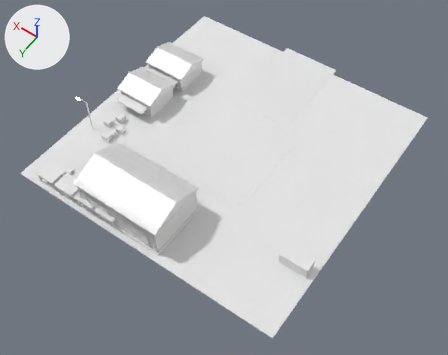
A saved change to the FBX model Assets/Art/KayseriIsland/Models/Copper/Phase1/Market_P1.fbx.
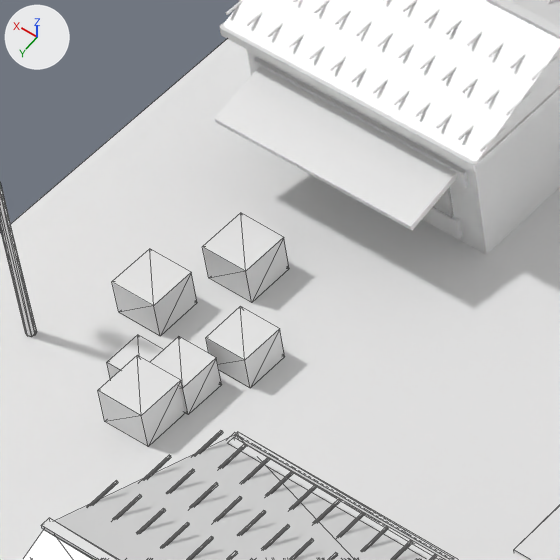
Each version is shown whole from a camera (50 mm lens) standing at (-57.8, 212.1, 122.4) and looking at (-3.7, 136.4, 3.4), then close up on the part from 20% to 36% of the width and 24% to 44% of the height. The lights are fixed; the arrows at upper left show +X, +Y and +Z. The first two pictures are the older version. The close-ups show mesh edges as thin lines. Where no turn or scale is listed for an object, it has been applied to the vertices.

The first close-up shows 'Market.Goods', 'Market.Lamp0', 'Market.Pad', 'Market.Shop1', 'Market.WH1'.
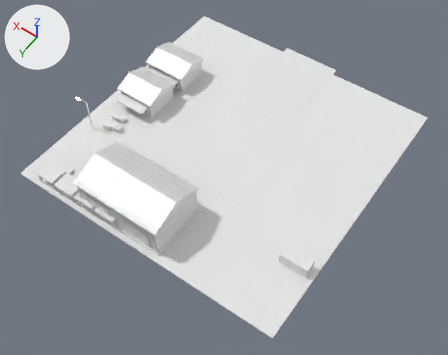
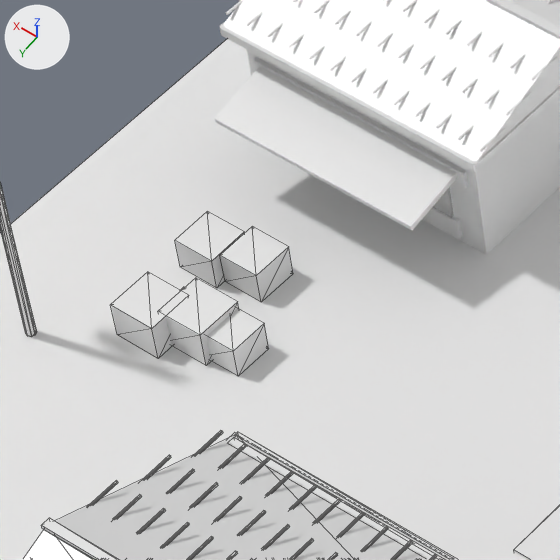
The change, as a list of edits to the scene's bpy script:
```text
Change me_market_goods_001:
    used by ob_market_goods; location = (0.0, 0.0, 5.0)
    remove me_market_goods_001.from_pydata(...)  # 56 vertices, 84 faces; spans x -34.5..30.3, y 136.8..149.5, z 0.3..3.3
    add me_market_goods_001.from_pydata(...)  # 56 vertices, 84 faces; spans x -34.5..30.0, y 136.9..149.5, z 0.3..3.3
    me_market_goods_001 part 1: the loose piece of 8 vertices spanning x 26.7..28.2, y 142.7..144.2, z 0.3..1.5 is moved by (-1.6, -2.8, 0.0)
    me_market_goods_001 part 2: the loose piece of 8 vertices spanning x 24.5..26.2, y 139.9..141.6, z 0.3..1.7 is scaled about its middle by 0.833, then moved by (2.4, 0.1, -0.1)
    me_market_goods_001 part 3: the loose piece of 8 vertices spanning x 27.0..28.9, y 136.8..138.7, z 0.3..1.8 is moved by (0.8, 3.7, 0.0)
    me_market_goods_001 part 4: the loose piece of 8 vertices spanning x 25.3..27.0, y 142.1..143.7, z 0.3..1.6 is moved by (1.4, -5.2, 0.0)
    me_market_goods_001 part 5: the loose piece of 8 vertices spanning x 28.4..30.3, y 139.8..141.6, z 0.3..1.8 is scaled about its middle by 0.888, then moved by (-0.2, -2.6, -0.1)
    me_market_goods_001 part 6: the loose piece of 8 vertices spanning x 25.5..27.4, y 143.6..145.5, z 0.3..1.8 is moved by (0.8, -3.7, 0.0)
```

Pixel boxes [x1, y1, x2, y2] of what changed, in the close-ups (560 x 560 px; the box of a moved part takes in the faces that stretch with it):
'Market.Goods', reshaped: before [98, 213, 289, 447]; after [110, 211, 293, 376]
part 1 of me_market_goods_001, moved or reshaped: before [107, 335, 163, 379]; after [207, 308, 269, 376]
part 2 of me_market_goods_001, moved or reshaped (not visible afterwards): before [206, 306, 285, 388]
part 3 of me_market_goods_001, moved or reshaped: before [203, 213, 289, 303]; after [110, 272, 180, 358]
part 4 of me_market_goods_001, moved or reshaped: before [150, 337, 222, 415]; after [220, 227, 293, 302]
part 5 of me_market_goods_001, moved or reshaped: before [112, 249, 197, 336]; after [175, 211, 244, 288]
part 6 of me_market_goods_001, moved or reshaped: before [98, 355, 185, 447]; after [158, 278, 239, 366]
